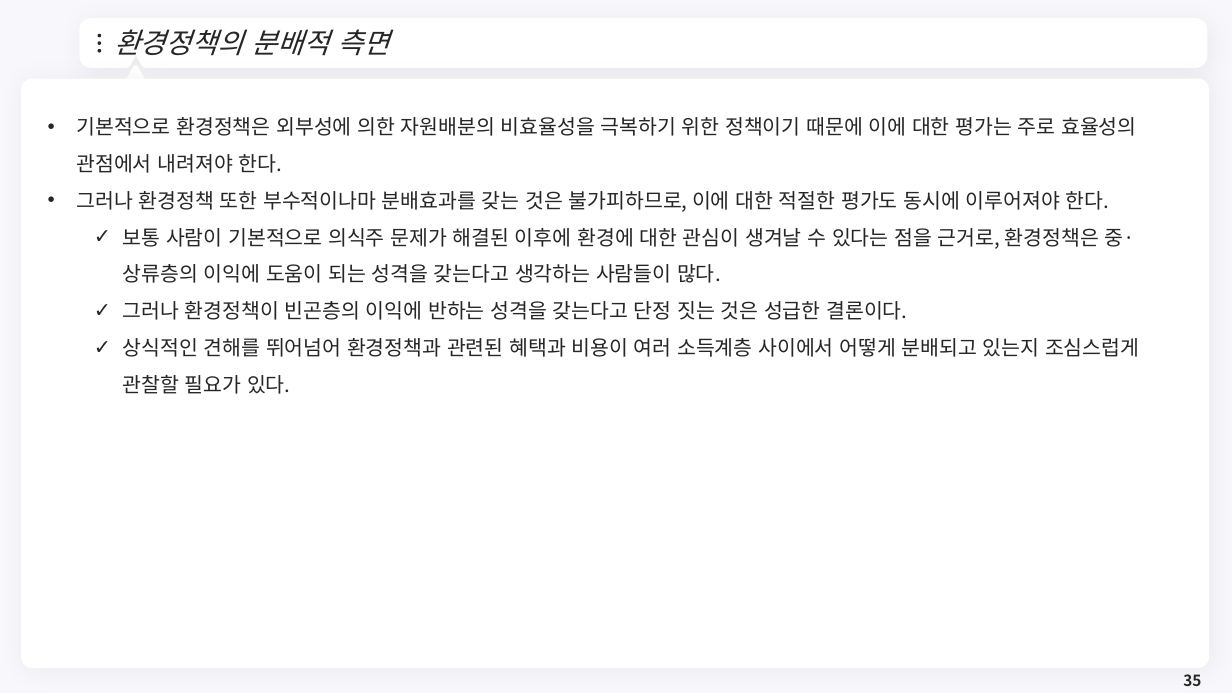
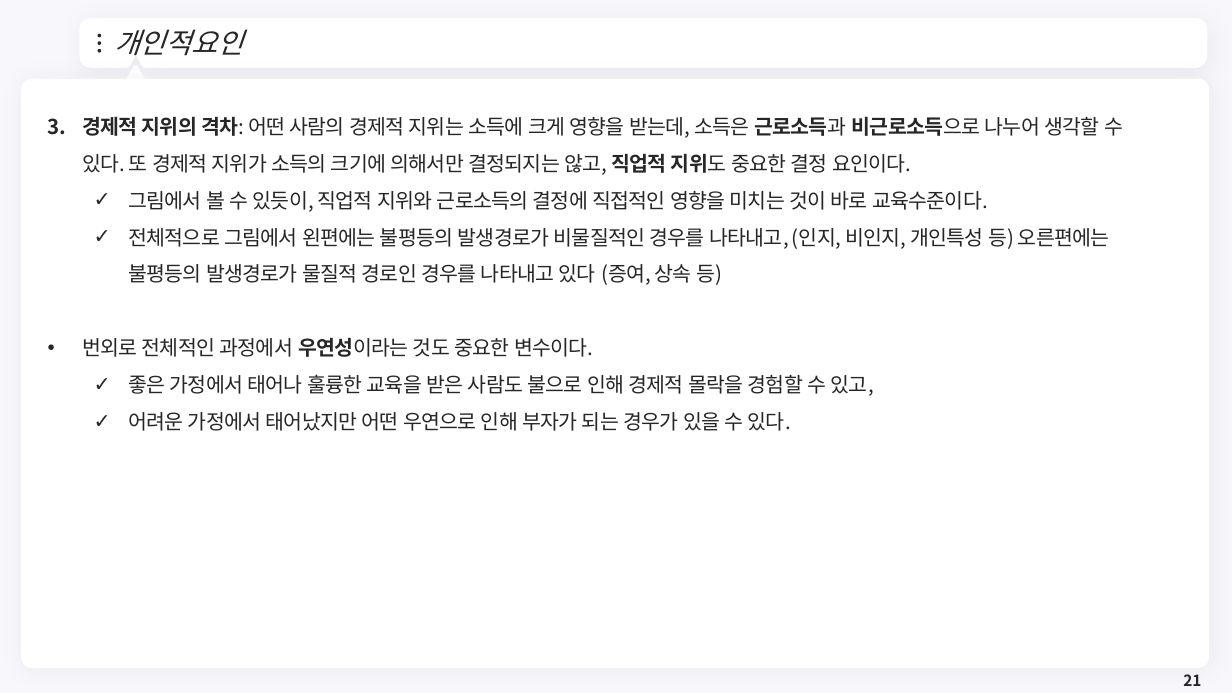
Before and after one commit to meandthey/Teaching, a slide deck: slide 21 of 재정학/01_Lectures/재정학_Chapter_8.pptx (slide 35 before the commit). Drawn at 1232x693 pixels with LibreOffice and Linux fonts; fonts in the diff are those of the drawing; background and template pictures are left out. Boxes give left, top, right and bottom in pixels: in the first picture for what was removed or moved away, otherwise in the second. Text is boxed around its words. In the diff, an @@ line names an element or a change of style, - is before the commit and + after.

```diff
--- a/재정학/01_Lectures/재정학_Chapter_8.pptx
+++ b/재정학/01_Lectures/재정학_Chapter_8.pptx
@@ title at [114, 29, 244, 56]: text changed @@
-환경정책의 분배적 측면
+개인적요인
@@ text at [82, 116, 1123, 431]: text changed @@
-• 기본적으로 환경정책은 외부성에 의한 자원배분의 비효율성을 극복하기 위한 정책이기 때문에 이에 대한 평가는 주로 효율성의 관점에서 내려져야 한다.
-• 그러나 환경정책 또한 부수적이나마 분배효과를 갖는 것은 불가피하므로, 이에 대한 적절한 평가도 동시에 이루어져야 한다.
-  ✓ 보통 사람이 기본적으로 의식주 문제가 해결된 이후에 환경에 대한 관심이 생겨날 수 있다는 점을 근거로, 환경정책은 중·상류층의 이익에 도움이 되는 성격을 갖는다고 생각하는 사람들이 많다.
-  ✓ 그러나 환경정책이 빈곤층의 이익에 반하는 성격을 갖는다고 단정 짓는 것은 성급한 결론이다.
-  ✓ 상식적인 견해를 뛰어넘어 환경정책과 관련된 혜택과 비용이 여러 소득계층 사이에서 어떻게 분배되고 있는지 조심스럽게 관찰할 필요가 있다.
+3. 경제적 지위의 격차: 어떤 사람의 경제적 지위는 소득에 크게 영향을 받는데, 소득은 근로소득과 비근로소득으로 나누어 생각할 수 있다. 또 경제적 지위가 소득의 크기에 의해서만 결정되지는 않고, 직업적 지위도 중요한 결정 요인이다.
+  ✓ 그림에서 볼 수 있듯이, 직업적 지위와 근로소득의 결정에 직접적인 영향을 미치는 것이 바로 교육수준이다.
+  ✓ 전체적으로 그림에서 왼편에는 불평등의 발생경로가 비물질적인 경우를 나타내고, (인지, 비인지, 개인특성 등) 오른편에는 불평등의 발생경로가 물질적 경로인 경우를 나타내고 있다 (증여, 상속 등)
+• 번외로 전체적인 과정에서 우연성이라는 것도 중요한 변수이다.
+  ✓ 좋은 가정에서 태어나 훌륭한 교육을 받은 사람도 불으로 인해 경제적 몰락을 경험할 수 있고,
+  ✓ 어려운 가정에서 태어났지만 어떤 우연으로 인해 부자가 되는 경우가 있을 수 있다.
@@ page number at [1183, 674, 1201, 686]: text changed @@
-35
+21
```
Also in this commit, not shown: 6 other slides changed, 1 slide added, 30 slides removed, 5 other files.
